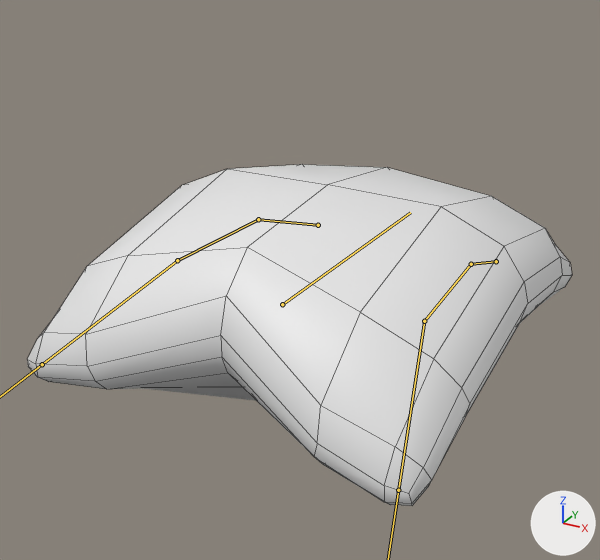
The FBX model TheCleanQueen/Assets/Art/Monsters/kussen.fbx, before and after one commit.
Both versions are drawn from a 50 mm camera at (0.503, -0.737, 0.622) aimed at (-0.012, 0.199, 0.153). The lights are fixed; the arrows at lower right show +X, +Y and +Z. Both versions are drawn at frame 1 of the action 'wak'; the numbers are the values there. The bones that bend it are drawn over the model as lines. Mesh edges are drawn as thin lines.

The first picture shows 'Losse kussen'.
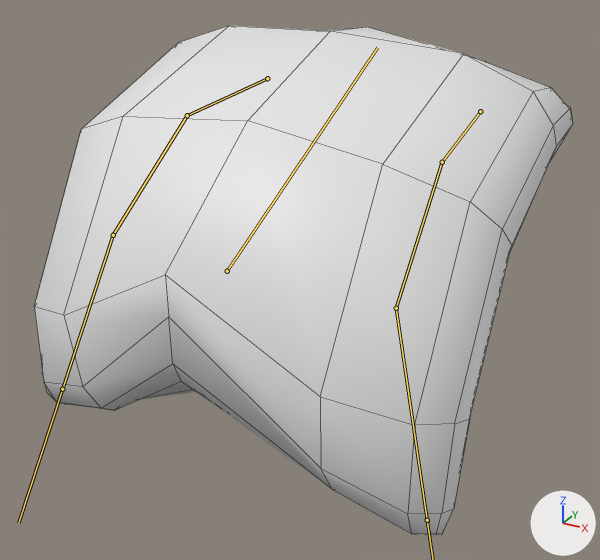
The edits, one by one:
Bone 'pivot' (bone_pivot) moves from (0.0, -0.079, -0.133) to (0.0, 0.017, -0.006).
Bone 'pivot' (bone_pivot) turns from (-89, 0, 180) to (-64, 0, 0) degrees about its own x, y and z.
Bone 'Bone' (bone_bone) moves from (-0.052, -0.001, 0.0) to (0.03, 0.022, -0.002).
Bone 'Bone' (bone_bone) turns from (0, -1, -18) to (-1, -2, 21) degrees about its own x, y and z.
Bone 'Bone.002' (bone_bone_002) turns from (-2, 2, 21) to (0, 1, -33) degrees about its own x, y and z.
Bone 'Bone.001' (bone_bone_001) turns from (0, 7, 23) to (4, -9, -38) degrees about its own x, y and z.
Bone 'Bone.003' (bone_bone_003) moves from (-0.045, -0.001, -0.012) to (0.049, 0.02, 0.015).
Bone 'Bone.003' (bone_bone_003) turns from (5, 2, -18) to (-7, -4, 20) degrees about its own x, y and z.
Bone 'Bone.004' (bone_bone_004) turns from (-7, 0, 20) to (6, 7, -32) degrees about its own x, y and z.
Bone 'Bone.005' (bone_bone_005) turns from (-23, -6, 5) to (35, 15, -5) degrees about its own x, y and z.

Location of each change, (x1, y1, x2, y2) in pixels of the pictures (600 x 560 px):
'Losse kussen', posed (49% taller): before (27, 164, 572, 506); after (34, 26, 573, 535)
bone 'pivot', root to tip: before (282, 304) to (410, 212); after (227, 271) to (377, 47)
bone 'Bone', root to tip: before (496, 261) to (471, 264); after (267, 78) to (187, 115)
bone 'Bone.002', root to tip: before (471, 264) to (424, 321); after (187, 115) to (113, 235)
bone 'Bone.001', root to tip: before (424, 321) to (398, 490); after (113, 235) to (62, 389)
bone 'Bone.003', root to tip: before (318, 225) to (258, 219); after (480, 111) to (442, 162)
bone 'Bone.004', root to tip: before (258, 219) to (177, 260); after (442, 162) to (396, 308)
bone 'Bone.005', root to tip: before (177, 260) to (42, 364); after (396, 308) to (427, 520)
